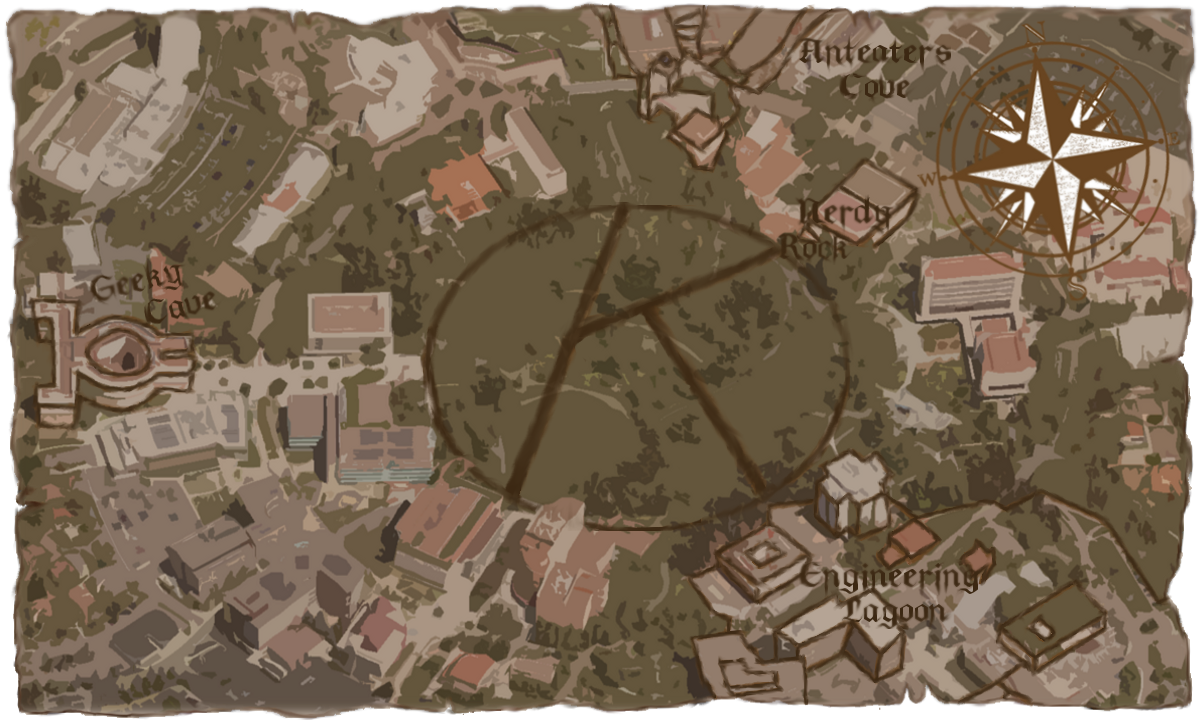
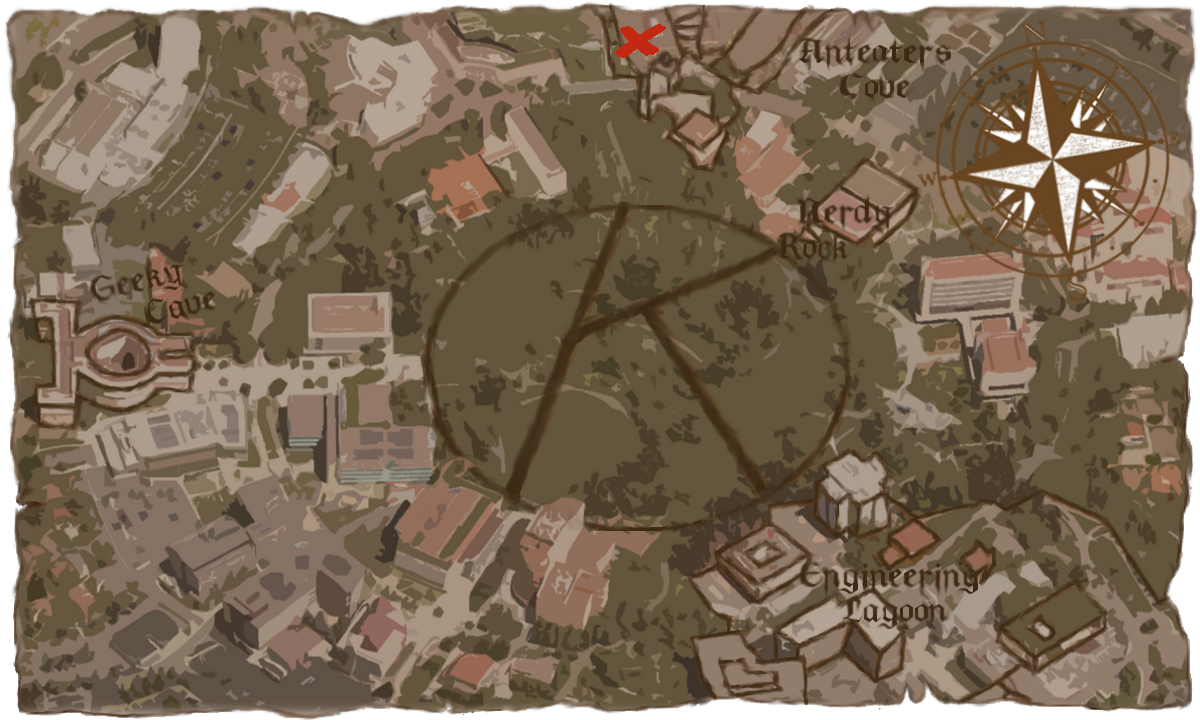
Layered file, before and after one edit (1200 × 720). Changes by layer:
added layer "x-marks-the-spot-hi.png" above "highlight" over (x1=616, y1=24, x2=666, y2=58)
